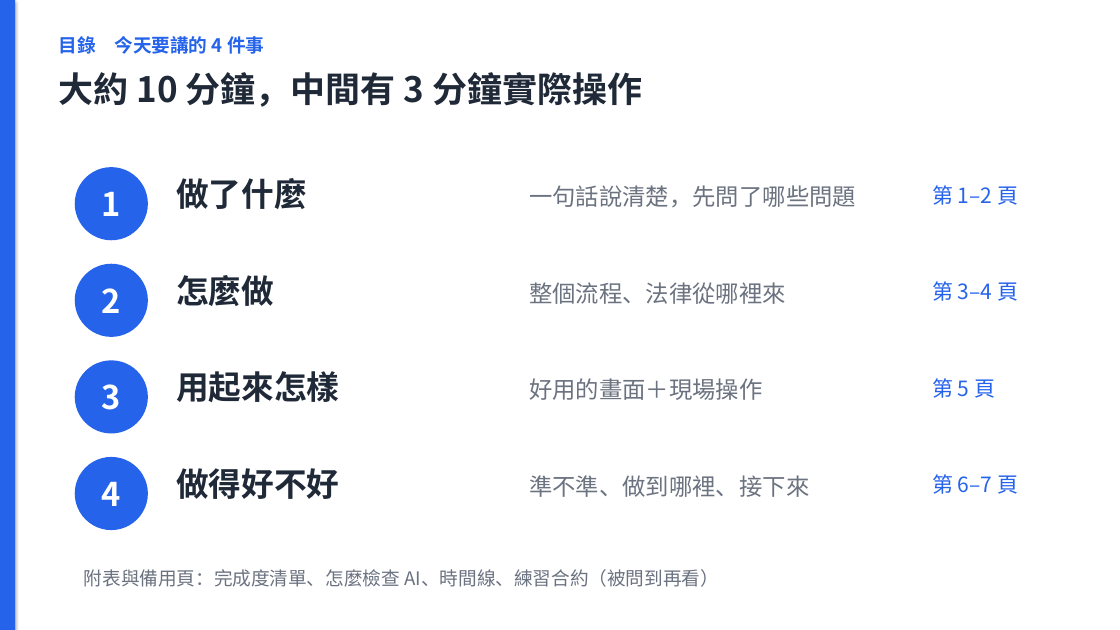
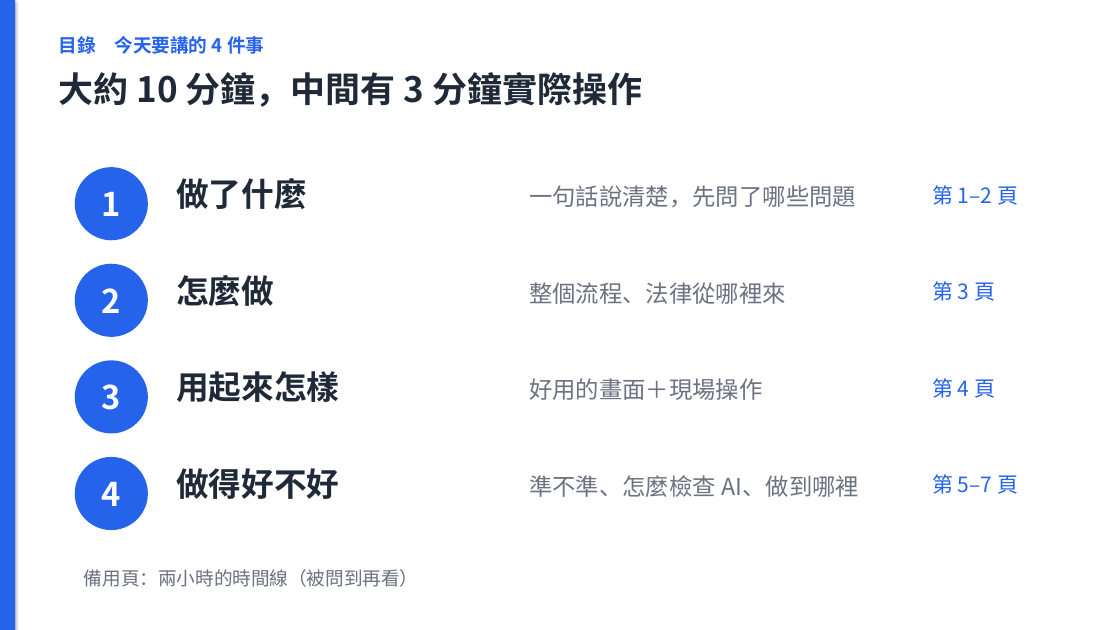
Before and after one commit to jaylooloomi/contract-check, a slide deck: slide 2 of docs/deck/合約外規檢查_簡報.pptx. Drawn at 1120x630 pixels with LibreOffice and Linux fonts; fonts in the diff are those of the drawing. Boxes give left, top, right and bottom in pixels: in the first picture for what was removed or moved away, otherwise in the second. Text is boxed around its words. In the diff, an @@ line names an element or a change of style, - is before the commit and + after.

```diff
--- a/docs/deck/合約外規檢查_簡報.pptx
+++ b/docs/deck/合約外規檢查_簡報.pptx
@@ text at [932,281,995,301]: text changed @@
-第 3–4 頁
+第 3 頁
@@ text at [932,378,995,398]: text changed @@
-第 5 頁
+第 4 頁
@@ text at [529,475,859,497]: text changed @@
-準不準、做到哪裡、接下來
+準不準、怎麼檢查 AI、做到哪裡
@@ text at [932,474,1018,494]: text changed @@
-第 6–7 頁
+第 5–7 頁
@@ text at [84,569,419,587]: text changed @@
-附表與備用頁：完成度清單、怎麼檢查 AI、時間線、練習合約（被問到再看）
+備用頁：兩小時的時間線（被問到再看）
```
Also in this commit, not shown: 6 other slides changed, 4 slides removed, 22 other files.
